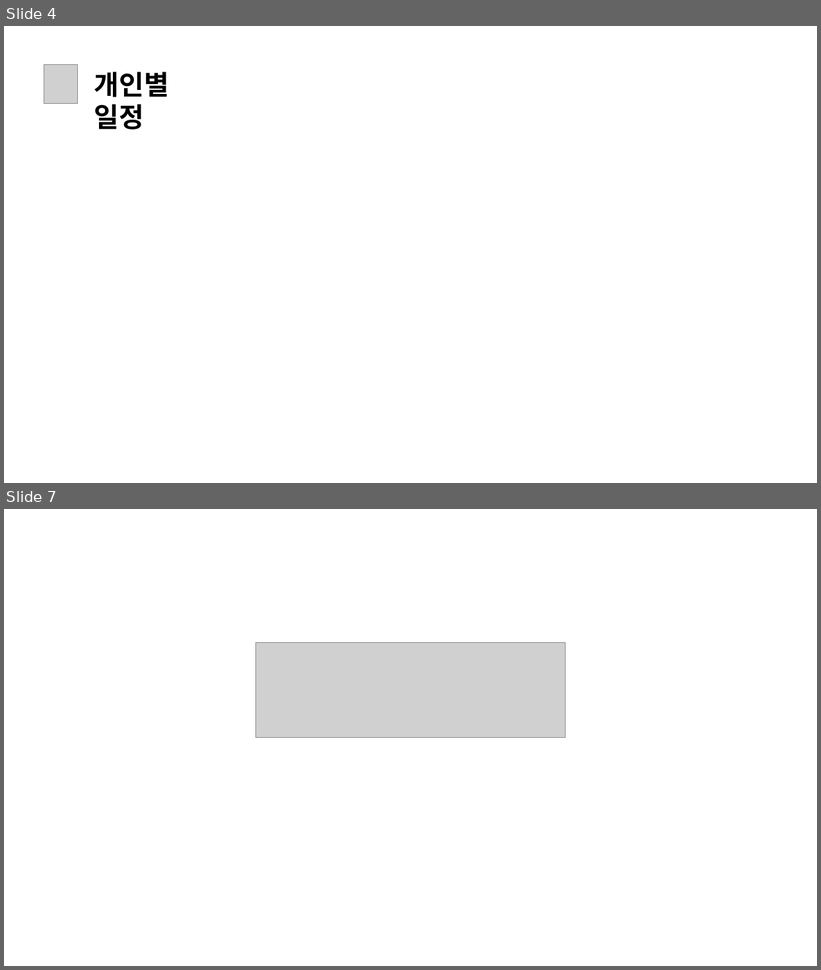
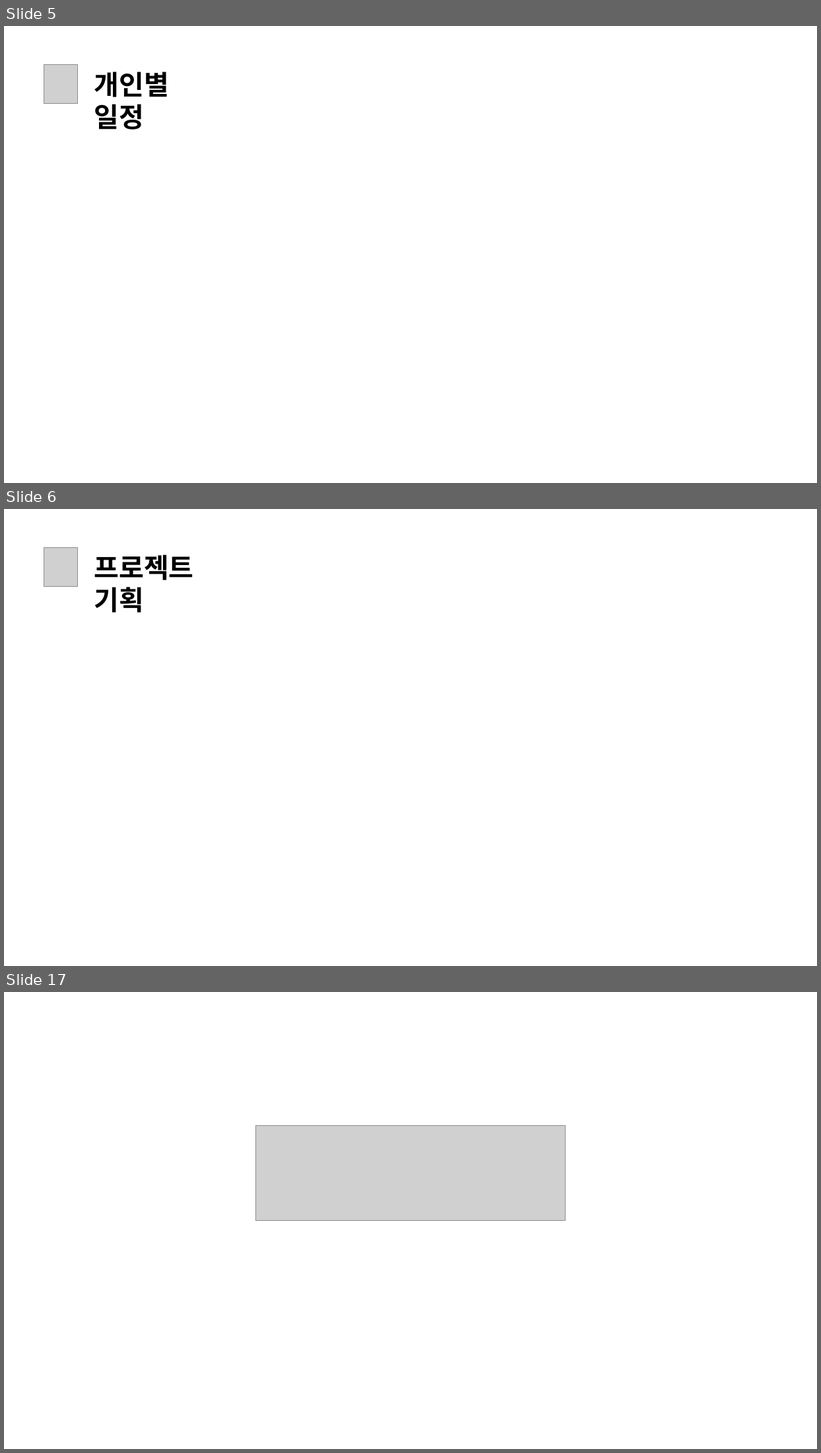
Before and after one commit to daseullll/HappyHouse, a slide deck: happyhouse_광주4반.pptx. Shown one above the other, each under a label of ours: slides 4 and 7 before the commit, slides 5, 6 and 17 after it; the slides between them are not shown. The pictures are 821x970 and 821x1453 pixels, drawn with LibreOffice and Linux fonts; fonts in the diff are those of the drawing; grey boxes stand for pictures. Boxes give left, top, right and bottom in pixels: in the first picture for what was removed or moved away, otherwise in the second. Text is boxed around its words. In the diff, an @@ line names an element or a change of style, - is before the commit and + after.

```diff
--- a/happyhouse_광주4반.pptx
+++ b/happyhouse_광주4반.pptx
@@ slide 6 added at bbox=[4, 509, 817, 966], background #FFFFFF @@
@@ picture added at bbox=[44, 547, 78, 586] @@
@@ text added at bbox=[94, 555, 193, 613], 32 pt, text #000000, bold @@
+프로젝트 기획
@@ what was slide 4 is now slide 5 @@
@@ what was slide 7 is now slide 17 @@
```
Also in this commit, not shown: 1 slide changed, 11 other slides added, 2 slides removed, 6 other files.
